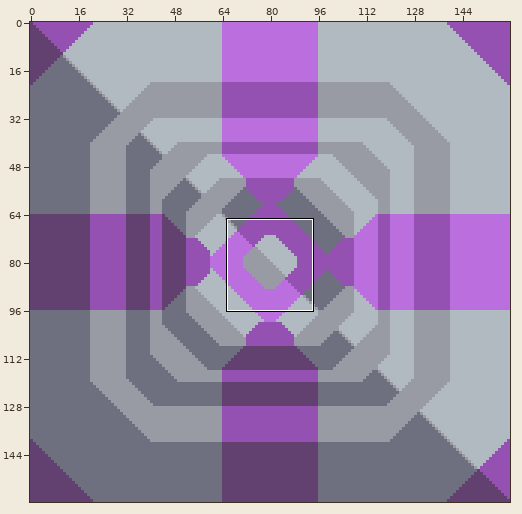
Sprite sheet: sprites/blocks/fusion-reactor.png. The first picture is a wide view before the edit; the outline marks the close-up.
Close-up. First the earlier version:
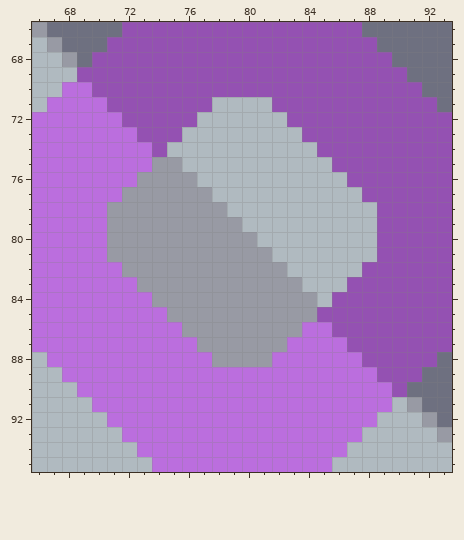
The file is 160x160 pixels. Shown: x 66..93, y 66..95.
After:
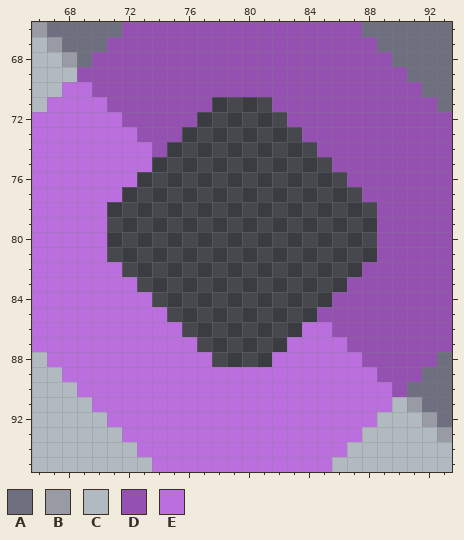
Palette (. is transparent): A #6e7080  B #989aa4  C #b0bac0  D #9451b2  E #bb6ede
From old to new:
Changed rows in their new state; - is an unchanged pixel.
first column x 71:
71 -------....-------
72 ------......------
73 -----........-----
74 ----..........----
75 ---............---
76 --..............--
77 -................-
78 ..................
79 ..................
80 ..................
81 ..................
82 -................-
83 --..............--
84 ---............---
85 ----..........----
86 -----........-----
87 ------......------
88 -------....-------
Boxes around the changes in both close-ups, in picture pixels (x1, y1, x2, y2):
erased: (107, 97, 377, 367)
